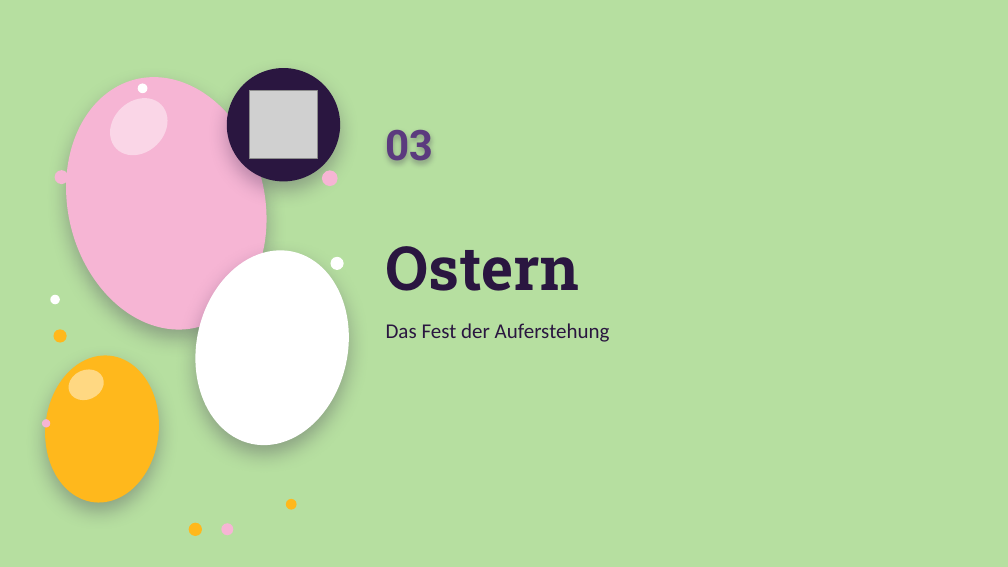
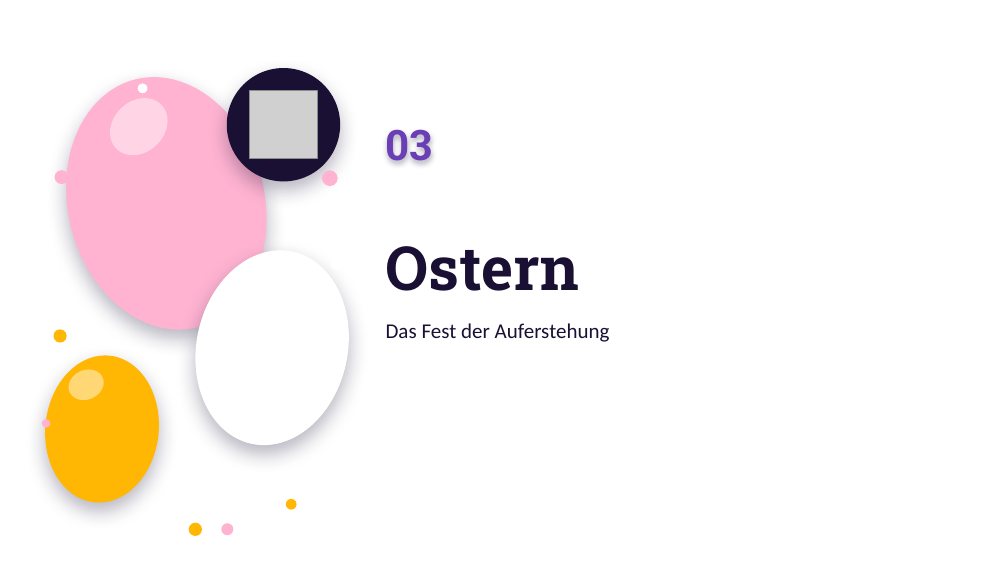
Before and after one commit to Flxrian/Erinnerung, a slide deck: slide 8 of Karneval_und_Ostern.pptx. Drawn at 1008x567 pixels with LibreOffice and Linux fonts; fonts in the diff are those of the drawing; grey boxes stand for pictures; background and template pictures are left out. Boxes give left, top, right and bottom in pixels: in the first picture for what was removed or moved away, otherwise in the second. Text is boxed around its words. In the diff, an @@ line names an element or a change of style, - is before the commit and + after.

```diff
--- a/Karneval_und_Ostern.pptx
+++ b/Karneval_und_Ostern.pptx
@@ background #B6DFA0 to picture (left out) @@
@@ ellipse at (x1=40, y1=56, x2=293, y2=351): fill #F6B5D4 to #FFB3D1; shadow changed @@
@@ ellipse at (x1=227, y1=68, x2=340, y2=181): fill #2A1640 to #1A1033; shadow changed @@
@@ text "03" at (x1=386, y1=130, x2=433, y2=161): text colour #5B3A7E to #6A3FB5 @@
@@ title "Ostern" at (x1=386, y1=246, x2=579, y2=291): text colour #2A1640 to #1A1033 @@
@@ ellipse at (x1=178, y1=236, x2=367, y2=460): shadow changed @@
@@ text "Das Fest der Auferstehung" at (x1=386, y1=323, x2=610, y2=342): text colour #2A1640 to #1A1033 @@
@@ ellipse at (x1=38, y1=350, x2=166, y2=508): fill #FFB81C to #FFB703; shadow changed @@
@@ fill #FFB81C to #FFB703 in 4 elements at (x1=286, y1=499, x2=296, y2=510), (x1=84, y1=451, x2=98, y2=465), (x1=189, y1=523, x2=203, y2=536), (x1=54, y1=330, x2=67, y2=343) @@
@@ fill #F6B5D4 to #FFB3D1 in 4 elements at (x1=54, y1=170, x2=68, y2=184), (x1=322, y1=170, x2=338, y2=186), (x1=42, y1=420, x2=51, y2=428), (x1=222, y1=523, x2=234, y2=535) @@
```
Also in this commit, not shown: 17 other slides changed.
